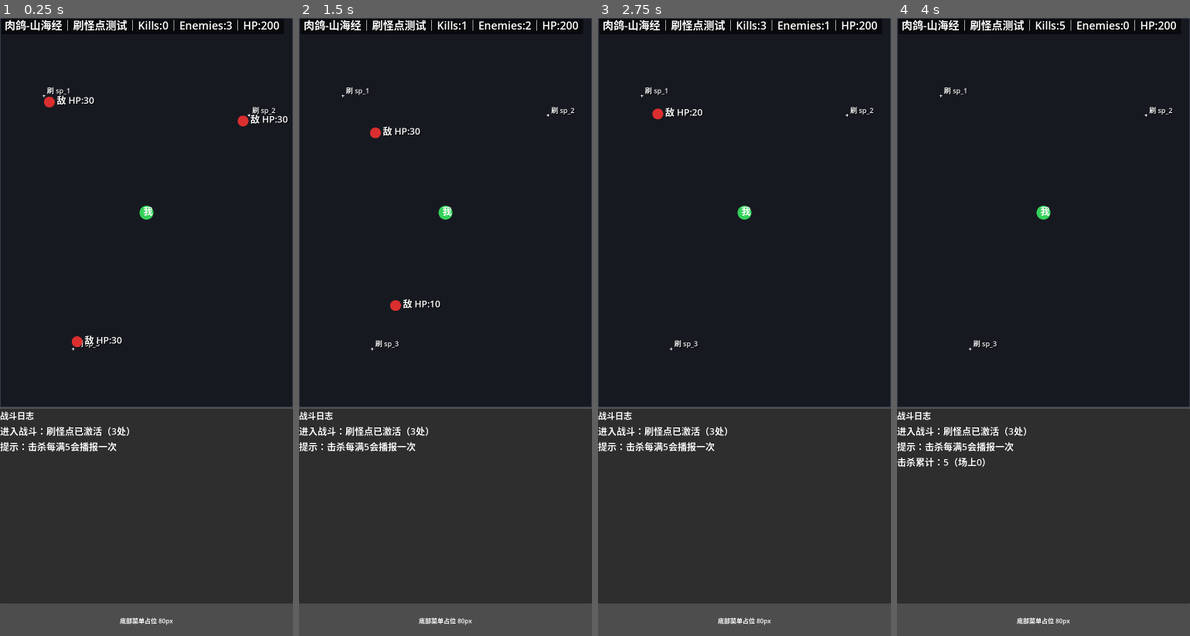
Above: before the commit, frames 1-4 (left to right).
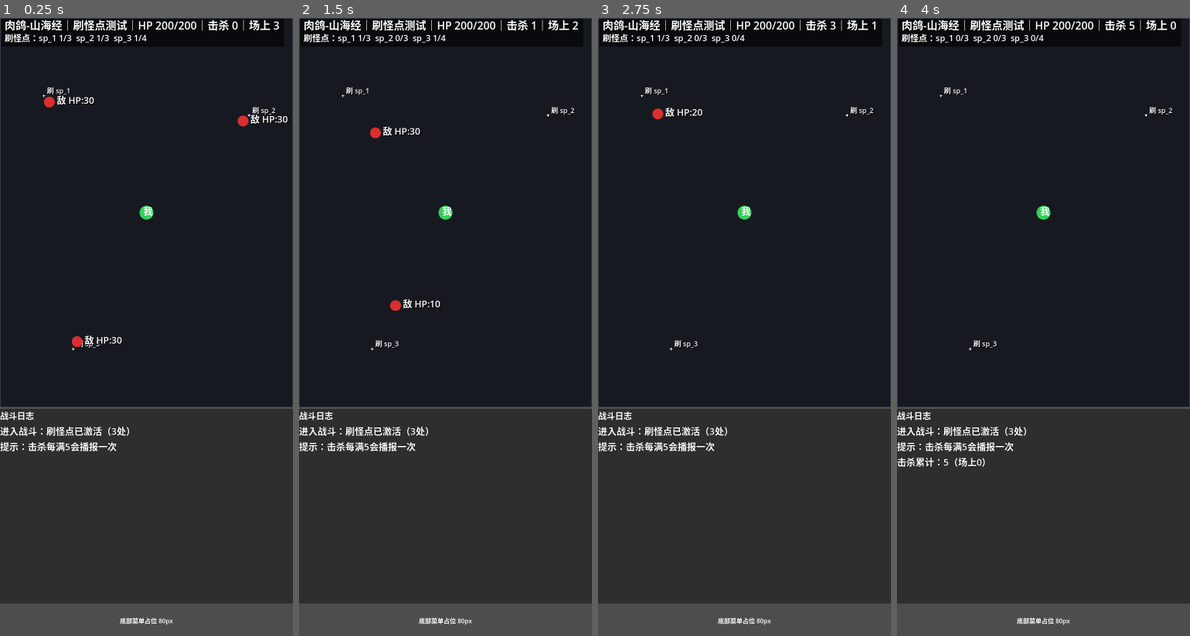
Above: after the commit, the same moments.

Repository: eat-chestnut/shanhaiidle
Game: Godot game, scene res://ui/pages/PageBattle.tscn
The game is run twice, just before and just after one commit, with the same random seed, the same clock (stepped at 60 frames per second) and the same inputs.
Inputs:
- Up to frame 1 (0.25 s): no input
- Up to frame 2 (1.5 s): no input
- Up to frame 3 (2.75 s): no input
- Up to frame 4 (4 s): tap Enter at 2.75 s

The runs differ from the first frame. In frame 1, 0.8% of the frame differs, in the area x 1-96%, y 0-5%; in frame 2, 0.8%; in frame 3, 0.8%; in frame 4, 0.8%.

Commit message:
Prompt 1.18：HUD 信息更像网游挂机（关卡名+HP+击杀+场上+刷怪点状态）
目标：HUD 一眼能看懂挂机状态，而不是调试文字。

BattleCanvas.gd 的 HUD 改为两行（仍保持你现在的大字号和背景条）：
第一行：
{stage_name}｜HP {hp}/{hpmax}｜击杀 {kills}｜场上 {enemies}
第二行：
刷怪点：sp_1 {alive}/{max}  sp_2 {alive}/{max}  sp_3 {alive}/{max}

要求：
- alive/max 来自 spawn_rt
- 字体与阴影保持你现在“清晰可读”的风格

验收：
- 顶部 HUD 能看到三个刷怪点的存活数与容量

Diff:
--- a/ui/pages/BattleCanvas.gd
+++ b/ui/pages/BattleCanvas.gd
@@ -3,6 +3,7 @@
 const PLAYER_LABEL_SIZE := 24
 const ENEMY_LABEL_SIZE := 24
 const HUD_LABEL_SIZE := 28
+const HUD_SUB_LABEL_SIZE := 22
 const SPAWN_LABEL_SIZE := 18
 const DEFAULT_MONSTER_ID := "mob_a"
 const DEFAULT_ENEMY_ATK := 6
@@ -370,17 +371,32 @@
 			true
 		)
 
-	var hud_text := "%s｜Kills:%d｜Enemies:%d｜HP:%d" % [stage_name, kills, enemies.size(), int(player["hp"])]
-	var hud_pos := Vector2(12, 30)
-	var hud_bg_width: float = minf(size.x - 16.0, _measure_text_width(hud_text, HUD_LABEL_SIZE) + 20.0)
-	var hud_bg_rect := Rect2(hud_pos + Vector2(-8, -28), Vector2(hud_bg_width, 40))
+	var hp_now: int = int(player.get("hp", 0))
+	var hp_max: int = int(player.get("max_hp", hp_now))
+	var hud_line_1 := "%s｜HP %d/%d｜击杀 %d｜场上 %d" % [stage_name, hp_now, hp_max, kills, enemies.size()]
+	var hud_line_2 := _build_spawn_status_line()
+	var hud_pos_1 := Vector2(12, 30)
+	var hud_pos_2 := Vector2(12, 60)
+	var hud_bg_width: float = maxf(
+		_measure_text_width(hud_line_1, HUD_LABEL_SIZE),
+		_measure_text_width(hud_line_2, HUD_SUB_LABEL_SIZE)
+	) + 20.0
+	hud_bg_width = minf(size.x - 16.0, hud_bg_width)
+	var hud_bg_rect := Rect2(hud_pos_1 + Vector2(-8, -28), Vector2(hud_bg_width, 72))
 	draw_rect(hud_bg_rect, Color(0, 0, 0, 0.6), true)
 
 	_draw_label(
-		hud_pos,
-		hud_text,
+		hud_pos_1,
+		hud_line_1,
 		Color.WHITE,
 		HUD_LABEL_SIZE,
+		true
+	)
+	_draw_label(
+		hud_pos_2,
+		hud_line_2,
+		Color.WHITE,
+		HUD_SUB_LABEL_SIZE,
 		true
 	)
 
@@ -401,6 +417,17 @@
 			SPAWN_LABEL_SIZE,
 			true
 		)
+
+func _build_spawn_status_line() -> String:
+	var parts: Array[String] = []
+	for spawn_id in spawn_order:
+		if not spawn_rt.has(spawn_id):
+			continue
+		var runtime: Dictionary = spawn_rt[spawn_id]
+		var alive_count: int = int(runtime.get("alive_count", 0))
+		var max_alive: int = int(runtime.get("max_alive", 0))
+		parts.append("%s %d/%d" % [spawn_id, alive_count, max_alive])
+	return "刷怪点：%s" % "  ".join(parts)
 
 func _draw_label(
 	pos: Vector2,
